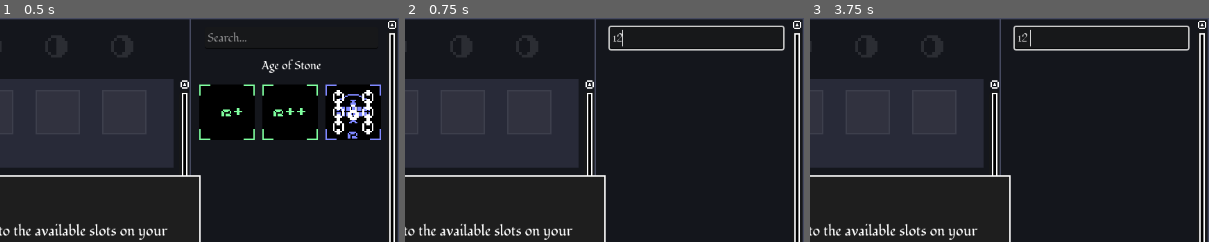
Above: before the commit, frames 1-3 (left to right).
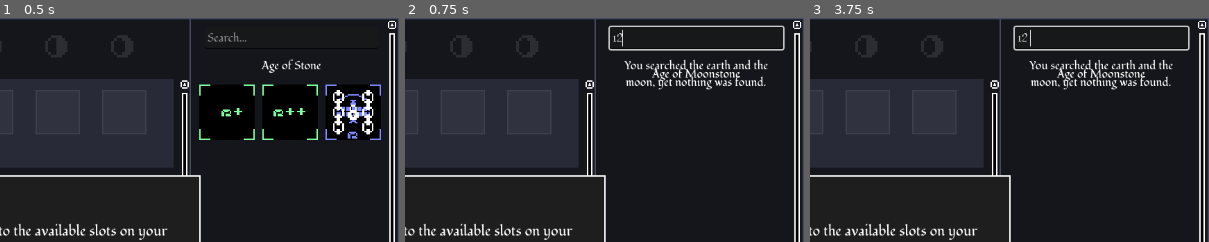
Above: after the commit, the same moments.

Repository: BoscoPubVoi/IdleSpel
Game: Godot game, scene res://main.tscn
Same seed, same stepped clock (60 frames per second), same inputs: the game is played once before the commit and once after it.
Inputs (mouse positions are % of the whole screen's width and height, from its top left):
- Up to frame 1 (0.5 s): no input
- Up to frame 2 (0.75 s): click (87, 4) at 0.52 s; type "12" at 0.6 s
- Up to frame 3 (3.75 s): drag from (7, 21) to (60, 28) at 1.27 s; drag from (30, 55) to (45, 70) at 2.02 s; tap Enter at 2.75 s; move the mouse to (60, 28) at 2.77 s; click (60, 28) at 2.92 s; tap Space at 3.5 s; drag from (45, 70) to (20, 35) at 3.52 s
The pictures show only the part of the screen within x 50-100%, y 0-50%; the shares and areas given below are measured in that part.

Frame 1 is identical in both runs. In frame 2, 1.7% of the frame differs, in the area x 54-91%, y 18-33%; in frame 3, 1.7%.
Error before the commit: Invalid access to property or key 'operation' on a base object of type 'Resource (PayCostAndDo)'. (res://UIElements/ActionIcon.gd:79)

Commit message:
Minor fixes

Diff:
--- a/GameState/Operations/PayCostAndDo.gd
+++ b/GameState/Operations/PayCostAndDo.gd
@@ -25,6 +25,5 @@
 
 func _duplicate():
 	var newOperation = PayCostAndDo.new()
-	for operation in operations:
-		newOperation.construct(costs, operation)
+	newOperation.construct(costs, operations)
 	return newOperation
--- a/UIElements/ActionIcon.gd
+++ b/UIElements/ActionIcon.gd
@@ -74,9 +74,18 @@
 		operation is CheckStatOther ||
 		operation is ConsumeStatAndDo ||
 		operation is MultiplyInternalBasedOnResource ||
-		operation is MultiplyInternalBasedOnStat ||
-		operation is PayCostAndDo):
+		operation is MultiplyInternalBasedOnStat):
 		return check_primary_type(operation.operation)
+	if operation is PayCostAndDo:
+		var primaryType = ""
+		for op in operation.operations:
+			var primaryTypeOfOp = check_primary_type(op)
+			if primaryTypeOfOp != "":
+				if primaryType != "" && primaryTypeOfOp != primaryType:
+					primaryType = "multi"
+				else:
+					primaryType = primaryTypeOfOp
+		return primaryType
 	if operation is IncreaseGlobalProductionBonus:
 		return "boost"
 
--- a/main.tscn
+++ b/main.tscn
@@ -1319,6 +1319,13 @@
 horizontal_alignment = 1
 autowrap_mode = 2
 
+[node name="Label2" type="Label" parent="ActionsPanel/MarginContainer/ScrollContainer/Margin/VBoxContainer/ActionGrid/MarginContainer7"]
+custom_minimum_size = Vector2(250, 0)
+layout_mode = 2
+text = "Age of Moonstone"
+label_settings = SubResource("LabelSettings_re3f1")
+horizontal_alignment = 1
+
 [node name="MarginContainer" type="MarginContainer" parent="ActionsPanel/MarginContainer/ScrollContainer/Margin/VBoxContainer/ActionGrid"]
 layout_mode = 2
 theme_override_constants/margin_top = -4
@@ -1944,16 +1951,16 @@
 tooltip = "All other followers gain Wisdom equal to you"
 unlock_requirements = Array[Resource("res://GameState/UnlockRequirements/UnlockRequirement.gd")]([SubResource("Resource_k5b8k")])
 
-[node name="MarginContainer7" type="MarginContainer" parent="ActionsPanel/MarginContainer/ScrollContainer/Margin/VBoxContainer/ActionGrid" groups=["moonstone"]]
+[node name="MarginContainer9" type="MarginContainer" parent="ActionsPanel/MarginContainer/ScrollContainer/Margin/VBoxContainer/ActionGrid" groups=["moonstone"]]
 visible = false
 layout_mode = 2
 theme_override_constants/margin_top = -4
 theme_override_constants/margin_bottom = -4
 
-[node name="Label" type="Label" parent="ActionsPanel/MarginContainer/ScrollContainer/Margin/VBoxContainer/ActionGrid/MarginContainer7"]
+[node name="Label" type="Label" parent="ActionsPanel/MarginContainer/ScrollContainer/Margin/VBoxContainer/ActionGrid/MarginContainer9"]
 custom_minimum_size = Vector2(250, 0)
 layout_mode = 2
-text = "Age of Moonstone"
+text = "Age of Moonlight"
 label_settings = SubResource("LabelSettings_re3f1")
 horizontal_alignment = 1
 
@@ -2082,18 +2089,11 @@
 tooltip = "Spend 10 Moonstone and 30 Silver to build 1% of the Moonlight Distiller, or increase Moonlight capacity by 1"
 unlock_tooltip = "Have 20 Moonstone to Unlock"
 
-[node name="MarginContainer9" type="MarginContainer" parent="ActionsPanel/MarginContainer/ScrollContainer/Margin/VBoxContainer/ActionGrid" groups=["moonlight"]]
+[node name="MarginContainer10" type="MarginContainer" parent="ActionsPanel/MarginContainer/ScrollContainer/Margin/VBoxContainer/ActionGrid" groups=["moonlight"]]
 visible = false
 layout_mode = 2
 theme_override_constants/margin_top = -4
 theme_override_constants/margin_bottom = -4
-
-[node name="Label" type="Label" parent="ActionsPanel/MarginContainer/ScrollContainer/Margin/VBoxContainer/ActionGrid/MarginContainer9"]
-custom_minimum_size = Vector2(250, 0)
-layout_mode = 2
-text = "Age of Moonlight"
-label_settings = SubResource("LabelSettings_re3f1")
-horizontal_alignment = 1
 
 [node name="Moonstone14" parent="ActionsPanel/MarginContainer/ScrollContainer/Margin/VBoxContainer/ActionGrid" groups=["moonstone"] instance=ExtResource("3_se0lr")]
 visible = false
Not shown: 1 places in main.tscn that only renumber resources
